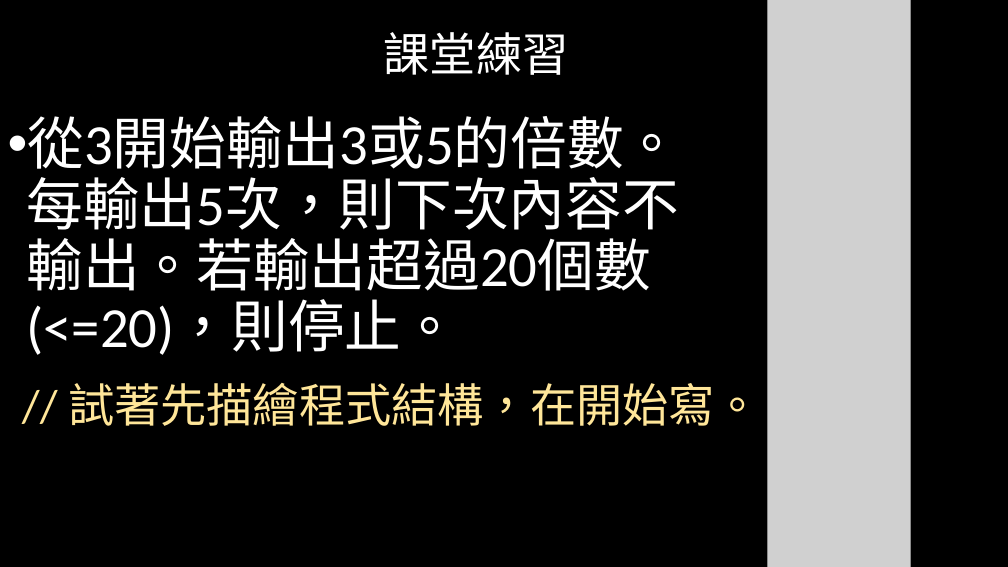
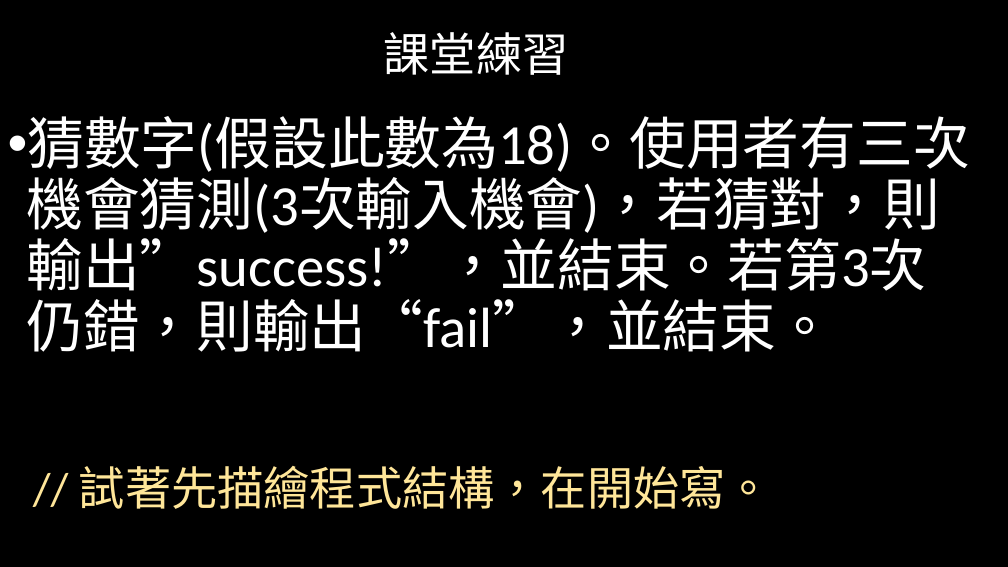
Before and after one commit to weermark/class, a slide deck: slide 23 of practical_class/class_ppt/0317程一實習.pptx. Drawn at 1008x567 pixels with LibreOffice and Linux fonts; fonts in the diff are those of the drawing; grey boxes stand for pictures. Boxes give left, top, right and bottom in pixels: in the first picture for what was removed or moved away, otherwise in the second. Text is boxed around its words. In the diff, an @@ line names an element or a change of style, - is before the commit and + after.

```diff
--- a/practical_class/class_ppt/0317程一實習.pptx
+++ b/practical_class/class_ppt/0317程一實習.pptx
@@ picture removed at (768, 0, 911, 567) @@
@@ text at (26, 116, 969, 352): text changed @@
-• 從3開始輸出3或5的倍數。每輸出5次，則下次內容不輸出。若輸出超過20個數(<=20)，則停止。
+• 猜數字(假設此數為18)。使用者有三次機會猜測(3次輸入機會)，若猜對，則輸出”success!”，並結束。若第3次仍錯，則輸出“fail”，並結束。
@@ text "// 試著先描繪程式結構，在開始寫。": place and size @@
-text "// 試著先描繪程式結構，在開始寫。" at (68, 383, 761, 426)
+text "// 試著先描繪程式結構，在開始寫。" at (79, 466, 772, 509)
```
Also in this commit, not shown: 2 slides added, 2 slides removed, 1 other file.
